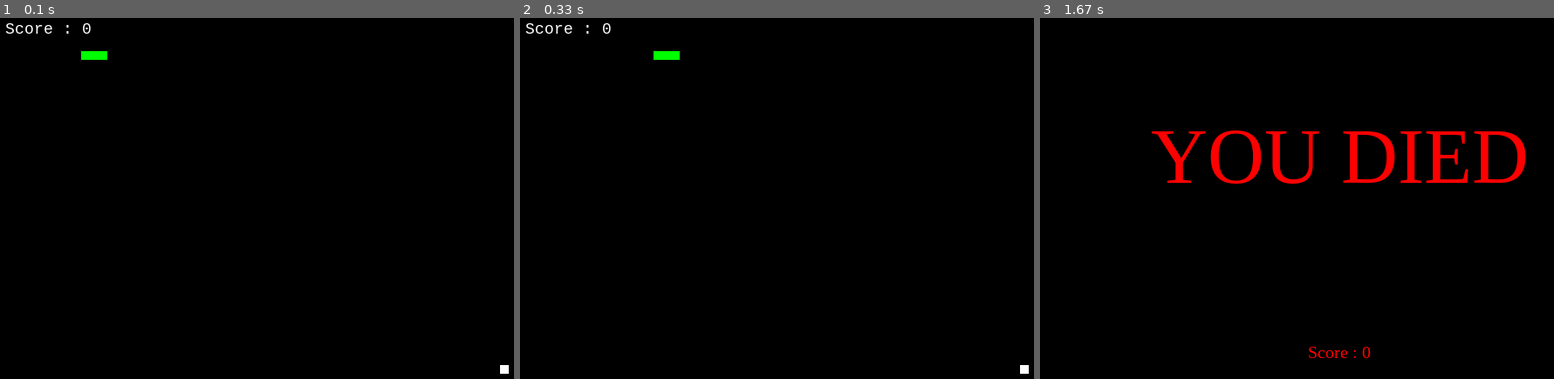
Above: before the commit, frames 1-3 (left to right).
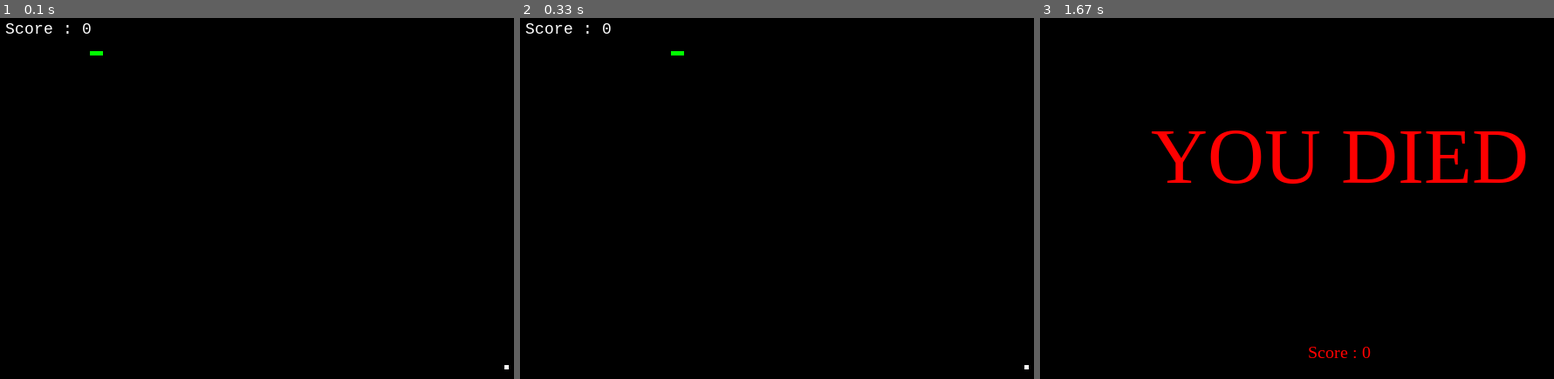
Above: after the commit, the same moments.

Repository: 09aarlin-glitch/hackgruppen
Game: pygame game, started from main.py
The game is run twice, just before and just after one commit, with the same random seed, the same clock (stepped at 60 frames per second) and the same inputs.
Inputs:
- Up to frame 1 (0.1 s): no input
- Up to frame 2 (0.33 s): no input
- Up to frame 3 (1.67 s): tap W at 0.33 s

The runs differ from the first frame. In frame 1, 0.1% of the frame differs, in the area x 15-99%, y 9-99%; in frame 2, 0.1%, in the area x 25-99%, y 9-99%; in frame 3, nothing differs.

Commit message:
Jag ökade frames aka ticksen genom att minskade rörelsen per frames/ticks
Co-authored-by: Copilot <copilot@github.com>

Diff:
--- a/main.py
+++ b/main.py
@@ -12,7 +12,7 @@
 # Hard      ->  40
 # Harder    ->  60
 # Impossible->  120
-difficulty = 25
+Difficulty = 60
 
 # Window size
 frame_size_x = 720
@@ -48,9 +48,9 @@
 
 # Game variables
 snake_pos = [100, 50]
-snake_body = [[100, 50], [100-10, 50], [100-(2*10), 50]]
+snake_body = [[100, 50], [100-5, 50], [100-(2*5), 50]]
 
-food_pos = [random.randrange(1, (frame_size_x//10)) * 10, random.randrange(1, (frame_size_y//10)) * 10]
+food_pos = [random.randrange(1, (frame_size_x//5)) * 5, random.randrange(1, (frame_size_y//5)) * 5]
 food_spawn = True
 
 direction = 'RIGHT'
@@ -120,13 +120,13 @@
 
     # Moving the snake
     if direction == 'UP':
-        snake_pos[1] -= 10
+        snake_pos[1] -= 5
     if direction == 'DOWN':
-        snake_pos[1] += 10
+        snake_pos[1] += 5
     if direction == 'LEFT':
-        snake_pos[0] -= 10
+        snake_pos[0] -= 5
     if direction == 'RIGHT':
-        snake_pos[0] += 10
+        snake_pos[0] += 5
 
     # Snake body growing mechanism
     snake_body.insert(0, list(snake_pos))
@@ -147,16 +147,16 @@
         # Snake body
         # .draw.rect(play_surface, color, xy-coordinate)
         # xy-coordinate -> .Rect(x, y, size_x, size_y)
-        pygame.draw.rect(game_window, green, pygame.Rect(pos[0], pos[1], 10, 10))
+        pygame.draw.rect(game_window, green, pygame.Rect(pos[0], pos[1], 5, 5))
 
     # Snake food
-    pygame.draw.rect(game_window, white, pygame.Rect(food_pos[0], food_pos[1], 10, 10))
+    pygame.draw.rect(game_window, white, pygame.Rect(food_pos[0], food_pos[1], 5, 5))
 
     # Game Over conditions
     # Getting out of bounds
-    if snake_pos[0] < 0 or snake_pos[0] > frame_size_x-10:
+    if snake_pos[0] < 0 or snake_pos[0] > frame_size_x-5:
         game_over()
-    if snake_pos[1] < 0 or snake_pos[1] > frame_size_y-10:
+    if snake_pos[1] < 0 or snake_pos[1] > frame_size_y-5:
         game_over()
     # Touching the snake body
     for block in snake_body[1:]:
@@ -167,4 +167,4 @@
     # Refresh game screen
     pygame.display.update()
     # Refresh rate
-    fps_controller.tick(difficulty)
+    fps_controller.tick(Difficulty)
